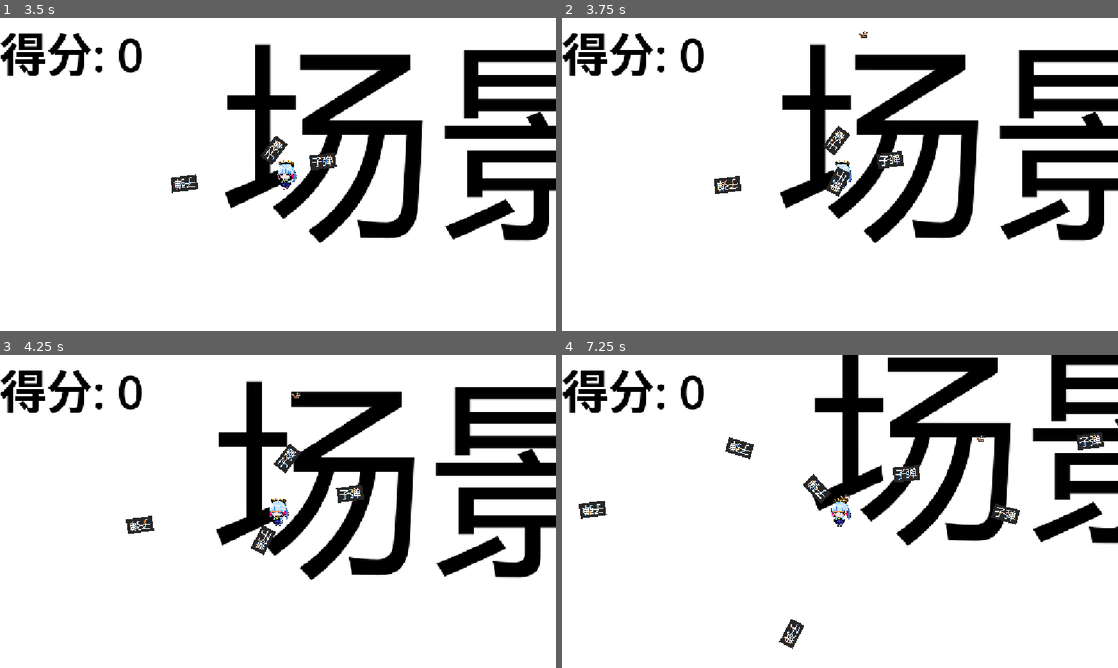
Above: before the commit, frames 1-4 (two rows, left to right).
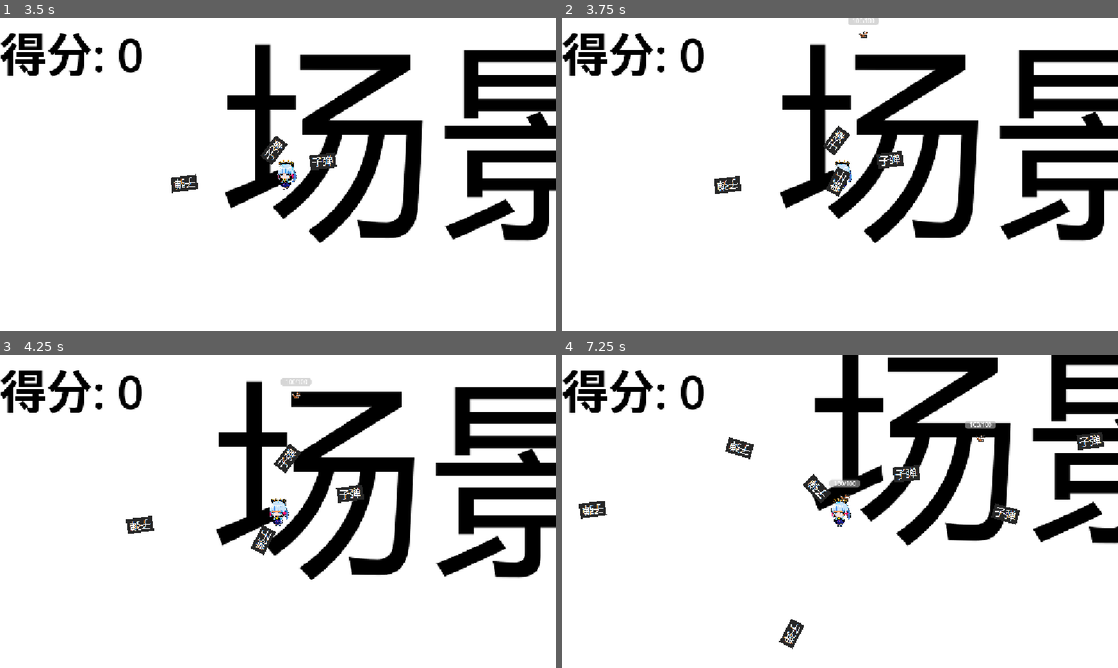
Above: after the commit, the same moments.

Repository: kuchaomc/genshin_tower
Game: Godot game, scene res://scenes/主界面.tscn
Same seed, same stepped clock (60 frames per second), same inputs: the game is played once before the commit and once after it.
Inputs (mouse positions are in pixels of both pictures, inside the frame that each line leads up to):
- Up to frame 1 (3.5 s): click "开始游戏" at 0.5 s; tap Enter at 1.25 s; move the mouse to (400, 158) at 1.27 s; hold D (right) 1.28-2 s; click (400, 158) at 1.35 s; drag from (166, 190) to (283, 171) at 2.02 s; move the mouse to (333, 105) at 2.77 s; hold D (right) from 2.78 s (still down); click (333, 105) at 2.85 s
- Up to frame 2 (3.75 s): release D (right) at 3.5 s; drag from (812, 237) to (745, 183) at 3.52 s
- Up to frame 3 (4.25 s): no input
- Up to frame 4 (7.25 s): move the mouse to (1006, 558) at 4.27 s; hold A (left) 4.28-5 s; click (1006, 558) at 4.35 s; drag from (673, 464) to (834, 570) at 5.02 s; move the mouse to (867, 511) at 5.77 s; hold S (down) 5.78-6.5 s; click (867, 511) at 5.85 s; drag from (756, 433) to (851, 470) at 6.52 s

Frame 1 is identical in both runs. In frame 2, 0.1% of the frame differs, in the area x 51-57%, y 0-3%; in frame 3, 0.1%; in frame 4, 0.3%, in the area x 48-78%, y 21-43%.

Commit message:
添加敌人血条显示

Diff:
--- a/scenes/敌人.tscn
+++ b/scenes/敌人.tscn
@@ -79,4 +79,31 @@
 position = Vector2(0, 7)
 shape = SubResource("CircleShape2D_hi84n")
 
+[node name="HPBar" type="Control" parent="."]
+offset_left = -32.0
+offset_top = -28.0
+offset_right = 32.0
+offset_bottom = -12.0
+mouse_filter = 2
+
+[node name="ProgressBar" type="ProgressBar" parent="HPBar"]
+offset_left = 0.0
+offset_top = 0.0
+offset_right = 64.0
+offset_bottom = 16.0
+max_value = 100.0
+value = 100.0
+show_percentage = false
+fill_mode = 1
+
+[node name="Label" type="Label" parent="HPBar"]
+offset_left = 0.0
+offset_top = 0.0
+offset_right = 64.0
+offset_bottom = 16.0
+theme_override_font_sizes/font_size = 12
+horizontal_alignment = 1
+vertical_alignment = 1
+text = "100/100"
+
 [connection signal="body_entered" from="." to="." method="_on_body_entered"]
--- a/scripts/敌人.gd
+++ b/scripts/敌人.gd
@@ -6,10 +6,21 @@
 # 敌人当前生命值
 var current_health : float = 100
 
+# HP显示组件引用
+var hp_bar : ProgressBar
+var hp_label : Label
+
 # Called when the node enters the scene tree for the first time.
 func _ready() -> void:
 	# 初始化当前生命值为最大生命值
 	current_health = max_health
+
+	# 获取HP显示组件
+	hp_bar = get_node("HPBar/ProgressBar") as ProgressBar
+	hp_label = get_node("HPBar/Label") as Label
+
+	# 初始化HP显示
+	update_hp_display()
 
 	# 打印初始生命值信息（调试用）
 	print("敌人生成，生命值: ", current_health, "/", max_health)
@@ -30,10 +41,21 @@
 		# 如果找不到玩家，保持原有移动逻辑（向后兼容）
 		print("警告：未找到玩家节点")
 
+# 更新HP显示
+func update_hp_display() -> void:
+	if hp_bar:
+		hp_bar.max_value = max_health
+		hp_bar.value = current_health
+	if hp_label:
+		hp_label.text = str(int(current_health)) + "/" + str(int(max_health))
+
 # 受到伤害方法
 func take_damage(damage_amount: float) -> void:
 	# 减少生命值
 	current_health -= damage_amount
+
+	# 更新HP显示
+	update_hp_display()
 
 	# 打印伤害信息（调试用）
 	print("敌人受到伤害: ", damage_amount, "点，剩余生命值: ", current_health, "/", max_health)
